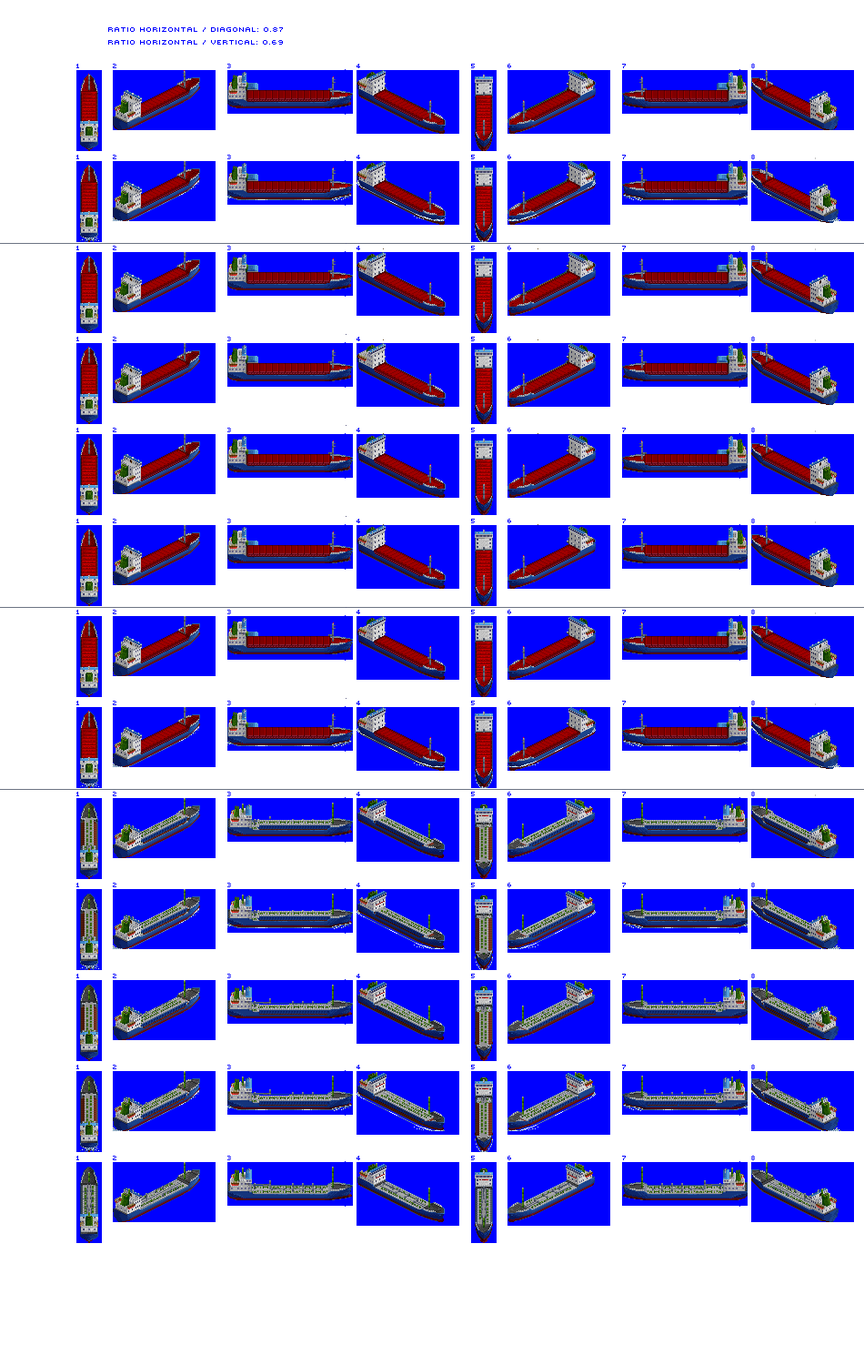
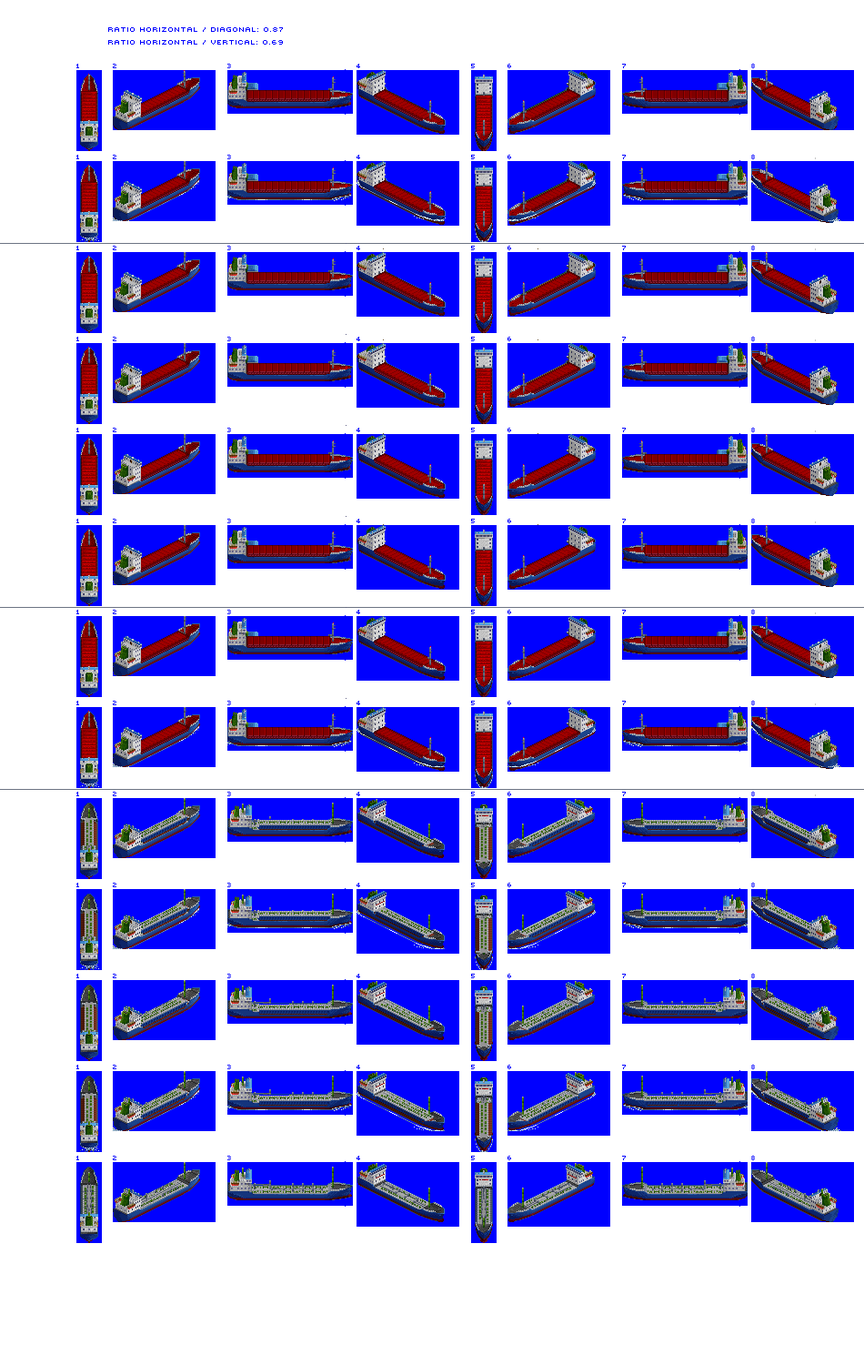
Layered file, before and after one edit (864 × 1365). Changes by layer:
painted on "blue bg" over [356, 133, 611, 1227]
